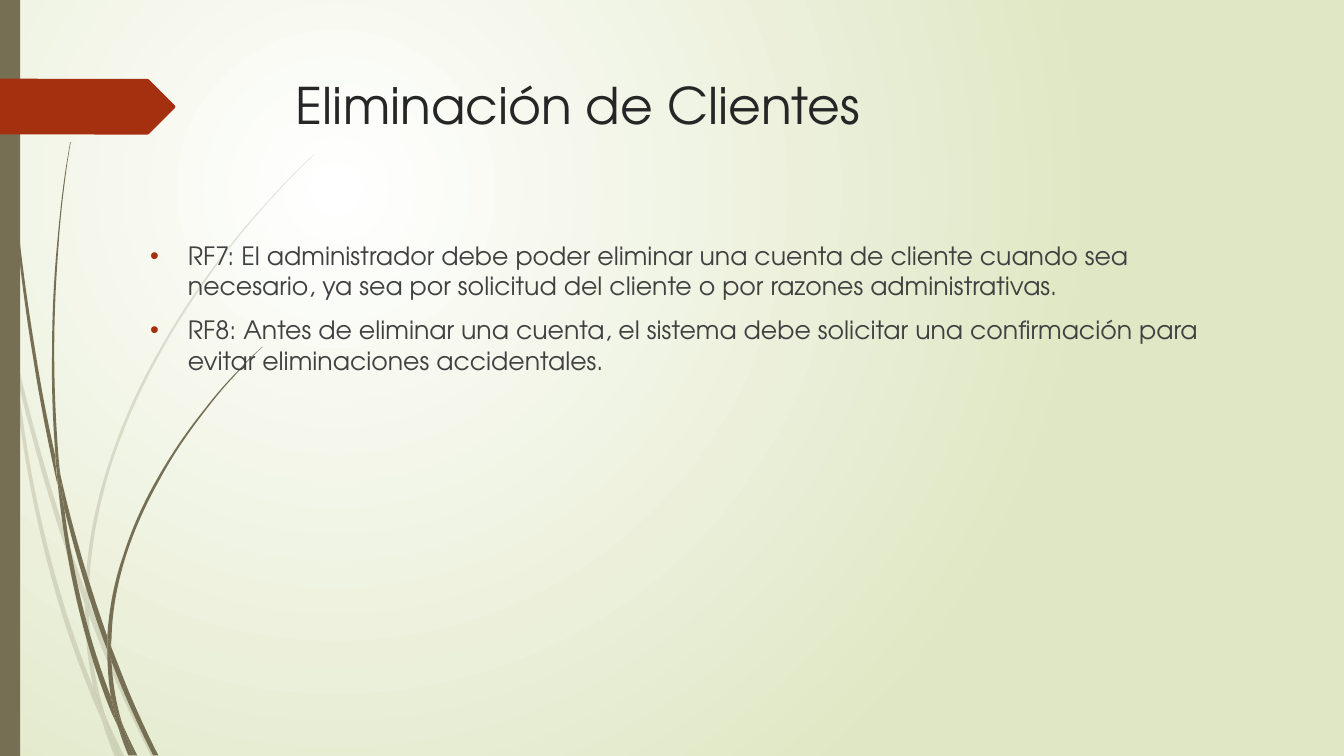
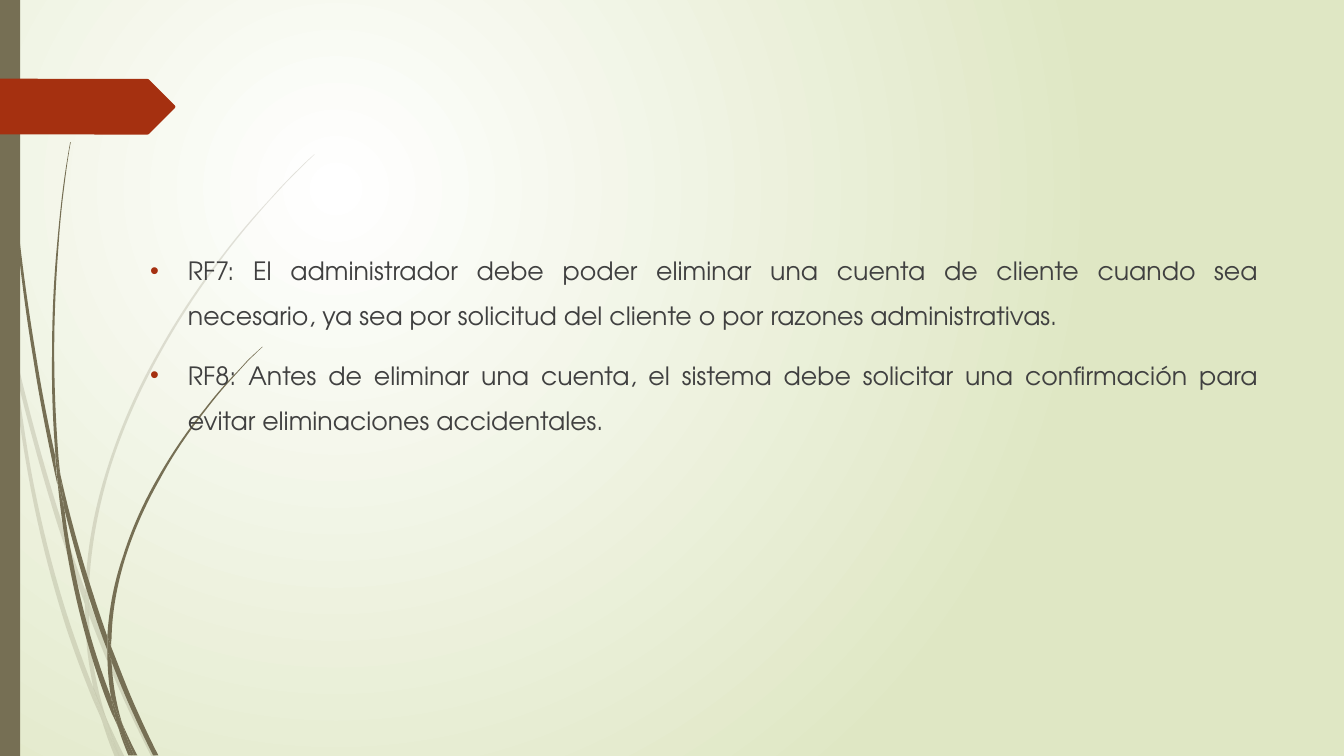
Before and after one commit to ChristianHernand16/Human-Computer-Integration-Human-Computer-Integration-And-Digital-Citizenship, a slide deck: slide 8 of Parte III/Informe/SISTEMA DE GESTIÓN DE VENTAS DE PERFUMERÍA EN.pptx (slide 11 before the commit). Drawn at 1344x756 pixels with LibreOffice and Linux fonts; fonts in the diff are those of the drawing. Boxes give left, top, right and bottom in pixels: in the first picture for what was removed or moved away, otherwise in the second. Text is boxed around its words. In the diff, an @@ line names an element or a change of style, - is before the commit and + after.

```diff
--- a/Parte III/Informe/SISTEMA DE GESTIÓN DE VENTAS DE PERFUMERÍA EN.pptx
+++ b/Parte III/Informe/SISTEMA DE GESTIÓN DE VENTAS DE PERFUMERÍA EN.pptx
@@ title removed at (296, 85, 860, 125) @@
-Eliminación de Clientes
@@ text "RF7: El administrador debe poder ..." at (188, 261, 1257, 434): alignment left to justified; line spacing 1 to 1.5 @@
```
Also in this commit, not shown: 11 other slides changed, 1 other file.
